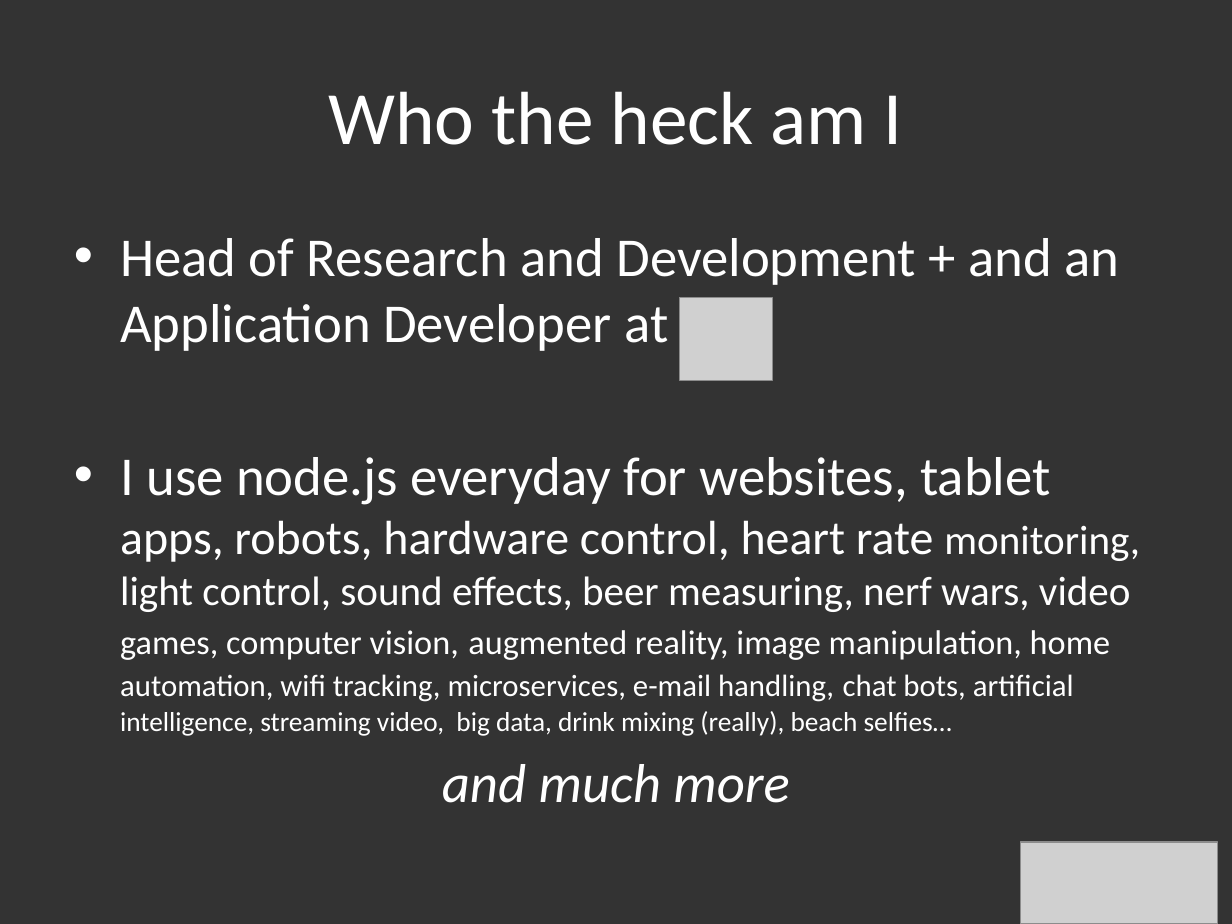
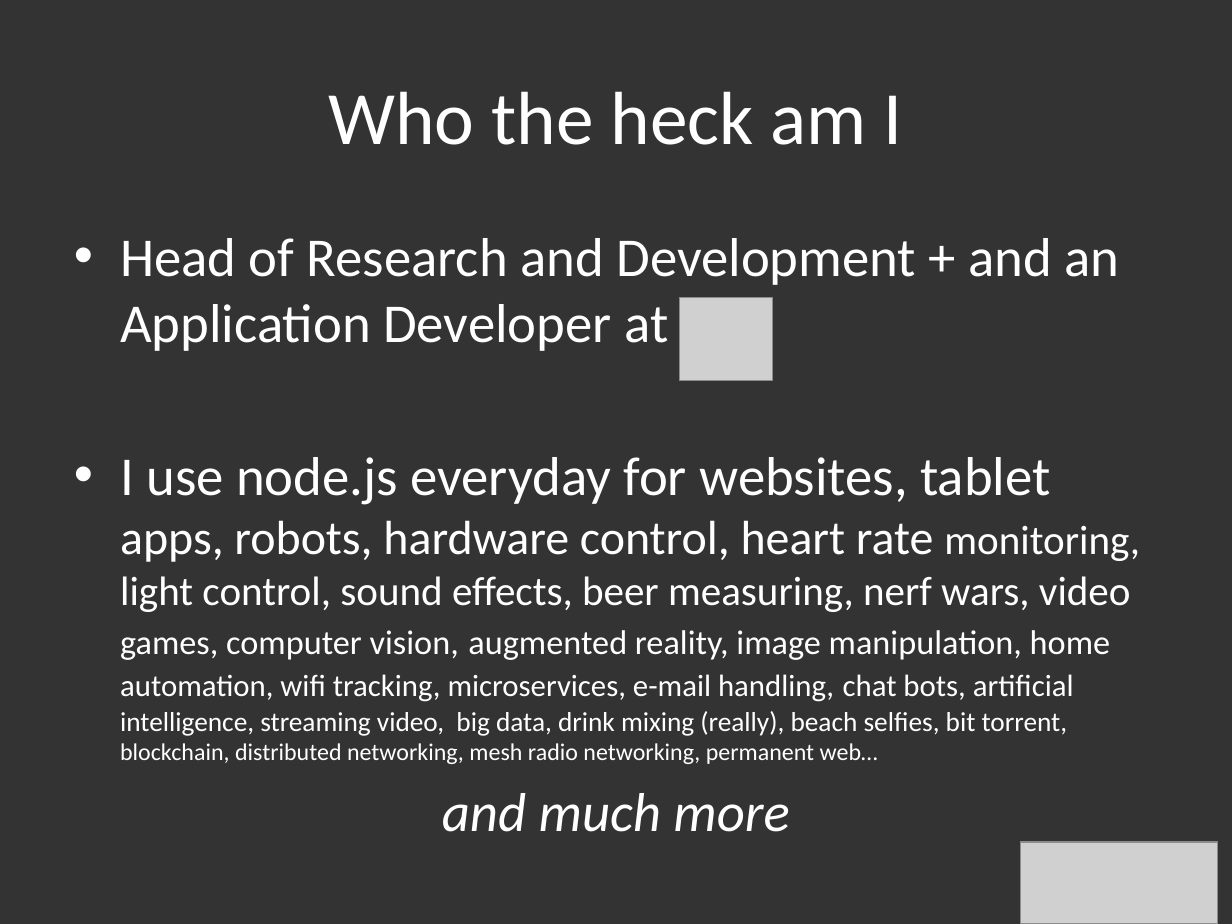
Before and after one commit to hlfshell/node.jSTL-Intro-Series---An-Introduction-to-Express, a slide deck: slide 2 of nodejs intro to express.pptx. Drawn at 1232x924 pixels with LibreOffice and Linux fonts; fonts in the diff are those of the drawing; grey boxes stand for pictures. Boxes give left, top, right and bottom in pixels: in the first picture for what was removed or moved away, otherwise in the second. Text is boxed around its words. In the diff, an @@ line names an element or a change of style, - is before the commit and + after.

```diff
--- a/nodejs intro to express.pptx
+++ b/nodejs intro to express.pptx
@@ text at [120, 457, 1140, 764]: text changed; size 18 to 16 pt @@
-• I use node.js everyday for websites, tablet apps, robots, hardware control, heart rate monitoring, light control, sound effects, beer measuring, nerf wars, video games, computer vision, augmented reality, image manipulation, home automation, wifi tracking, microservices, e-mail handling, chat bots, artificial intelligence, streaming video, big data, drink mixing (really), beach selfies…
+• I use node.js everyday for websites, tablet apps, robots, hardware control, heart rate monitoring, light control, sound effects, beer measuring, nerf wars, video games, computer vision, augmented reality, image manipulation, home automation, wifi tracking, microservices, e-mail handling, chat bots, artificial intelligence, streaming video, big data, drink mixing (really), beach selfies, bit torrent, blockchain, distributed networking, mesh radio networking, permanent web…
```
Also in this commit, not shown: 2 other slides changed, 21 slides added, 1 slide removed, 8 other files.
